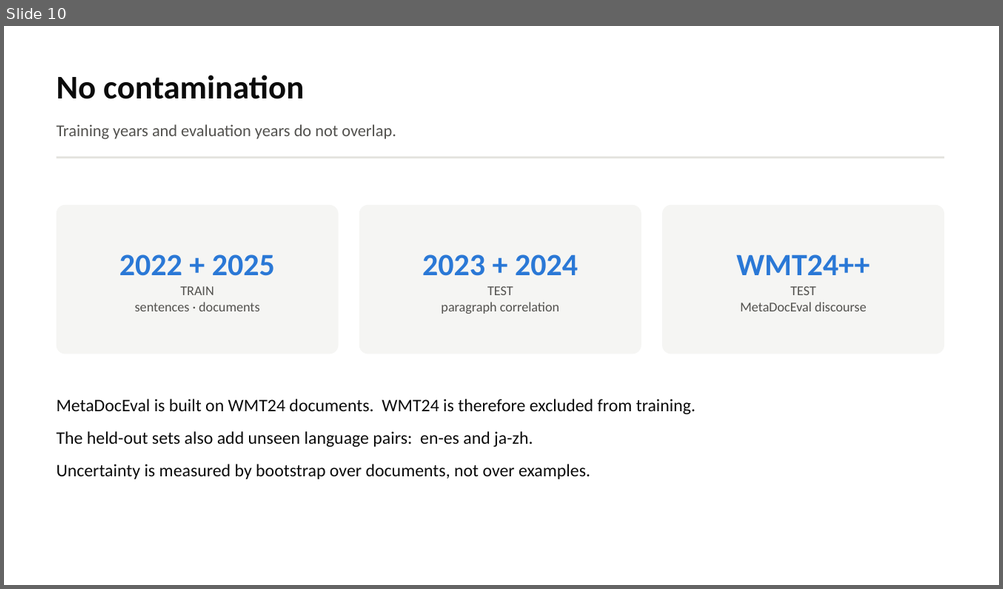
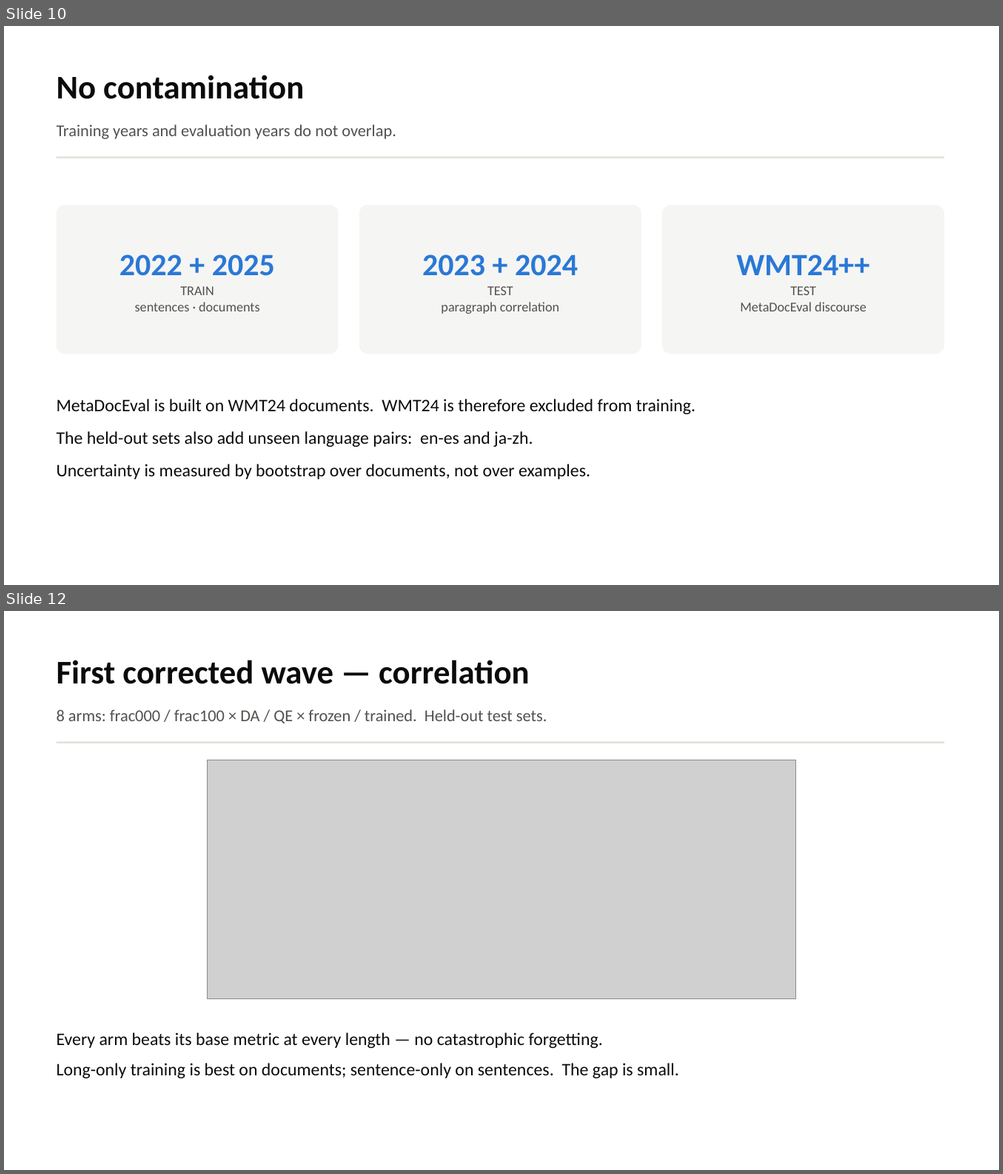
Before and after one commit to Jeerhz/FDTEM, a slide deck: docs/FDTEM_length_training_experiment.pptx. Shown one above the other, each under a label of ours: slide 10 before the commit, slides 10 and 12 after it; the slides between them are not shown. The pictures are 1003x589 and 1003x1174 pixels, drawn with LibreOffice and Linux fonts; fonts in the diff are those of the drawing; grey boxes stand for pictures. Boxes give left, top, right and bottom in pixels: in the first picture for what was removed or moved away, otherwise in the second. Text is boxed around its words. In the diff, an @@ line names an element or a change of style, - is before the commit and + after.

```diff
--- a/docs/FDTEM_length_training_experiment.pptx
+++ b/docs/FDTEM_length_training_experiment.pptx
@@ slide 12 added at [4,611,999,1170], background #FFFFFF @@
@@ text added at [57,660,529,684], 32 pt, text #0B0B0B, bold @@
+First corrected wave — correlation
@@ text added at [57,709,547,723], 16 pt, text #52514E @@
+8 arms: frac000 / frac100 × DA / QE × frozen / trained. Held-out test sets.
@@ rectangle added at [57,741,944,743], fill #E3E2DE @@
@@ picture added at [207,760,797,999] @@
@@ text added at [57,1033,679,1079], 17 pt, text #0B0B0B @@
+Every arm beats its base metric at every length — no catastrophic forgetting.
+Long-only training is best on documents; sentence-only on sentences. The gap is small.
```
Also in this commit, not shown: 2 slides changed, 4 other slides added, 1 slide removed, 29 other files.
